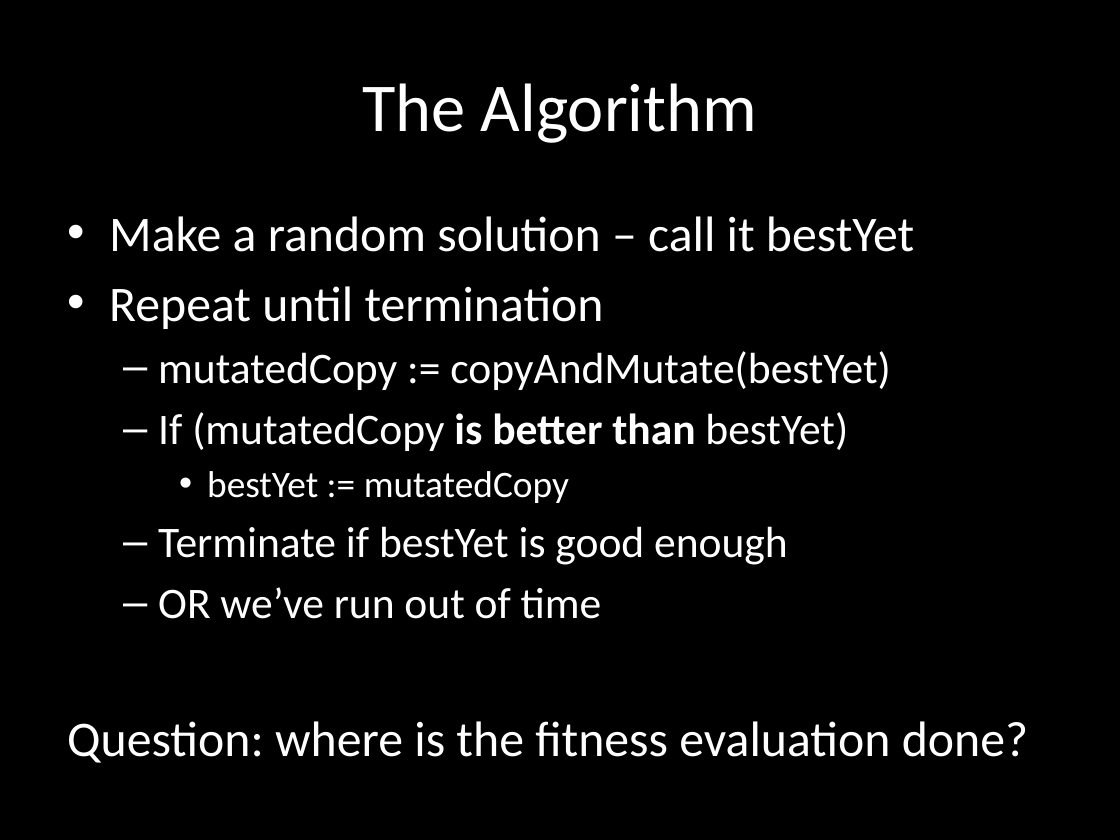
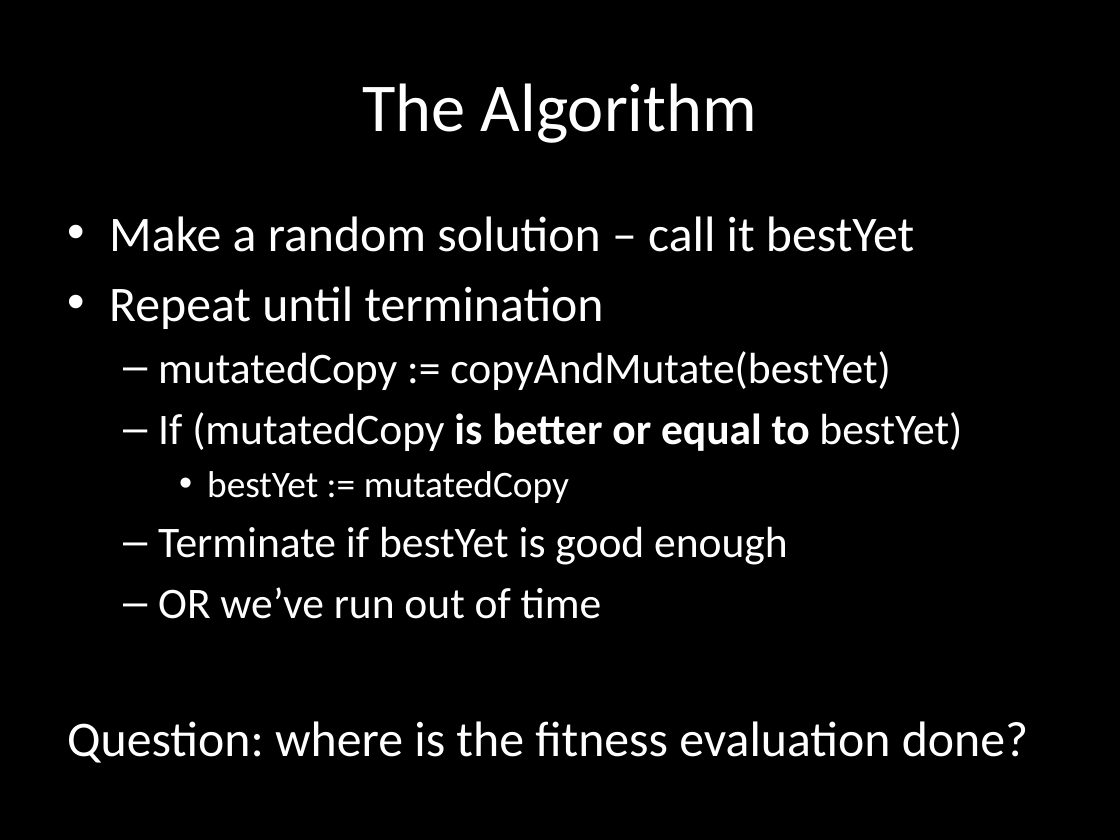
Before and after one commit to GAIGResearch/AIGD2, a slide deck: slide 4 of lectures/Simple Evolution.pptx. Drawn at 1120x840 pixels with LibreOffice and Linux fonts; fonts in the diff are those of the drawing. Boxes give left, top, right and bottom in pixels: in the first picture for what was removed or moved away, otherwise in the second. Text is boxed around its words. In the diff, an @@ line names an element or a change of style, - is before the commit and + after.

Commit message:
Various slides updates

```diff
--- a/lectures/Simple Evolution.pptx
+++ b/lectures/Simple Evolution.pptx
@@ text at (158,412,962,451): text changed @@
-  – If (mutatedCopy is better than bestYet)
+  – If (mutatedCopy is better or equal to bestYet)
```
Also in this commit, not shown: 7 other files.
